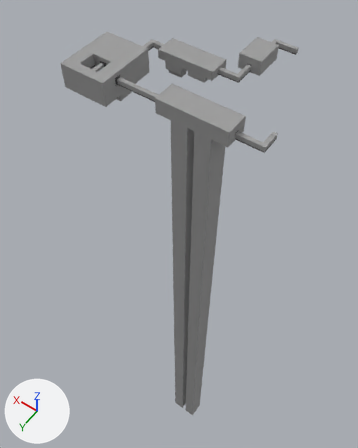
One commit to the Blender file Working/Scenes/level2.blend: the scene before it, then after it.
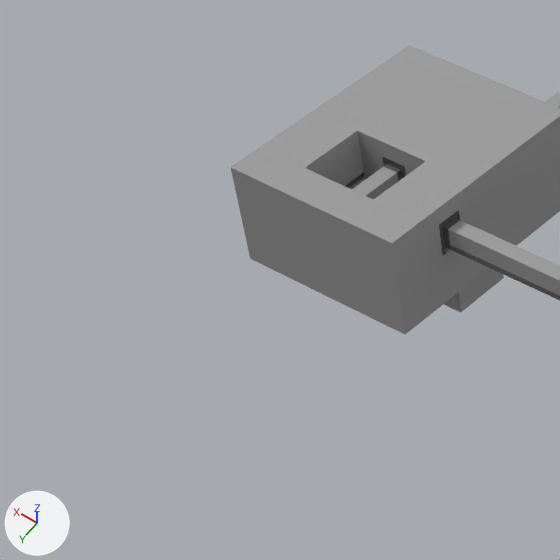
There are two pictures of each version: one whole from a 50 mm lens placed at (-128.9, 288.0, 202.0), pointed at (56.0, 29.2, -204.7), one close up on the part from 0% to 41% of the width and 4% to 37% of the height. Lighting does not change. The marker at lower left points along +X, +Y and +Z.

Names of what the first close-up shows: 'Level Layer 1', 'Plane.002', 'Stairs23'.
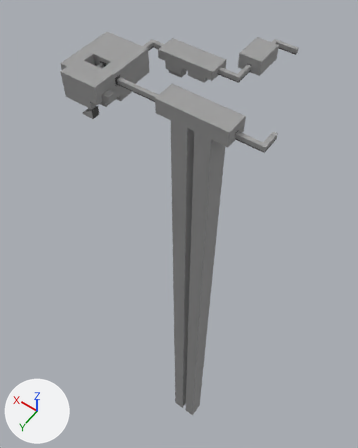
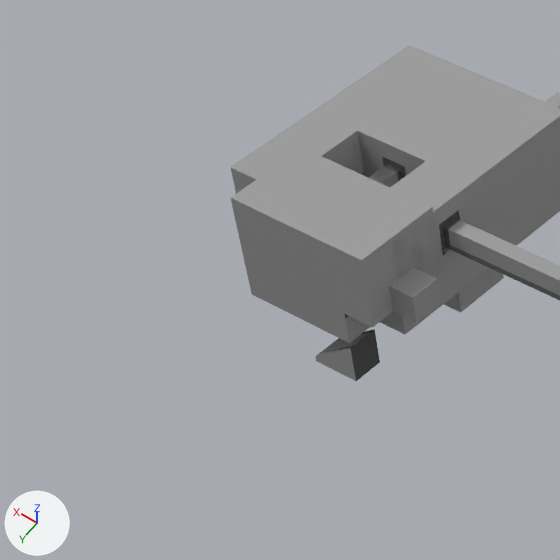
Location of each change, (x1, y1, x2, y2) in pixels of the close-ups (560 x 560 px):
'Level Layer 2', shown
    after: (231, 148, 441, 343)
'Stairs23.1', shown
    after: (315, 329, 380, 381)

The edits, one by one:
Object 'Stairs23.1' (ob_stairs23_1) is now shown.
Object 'Level Layer 2' (ob_level_layer_2) is now shown.
